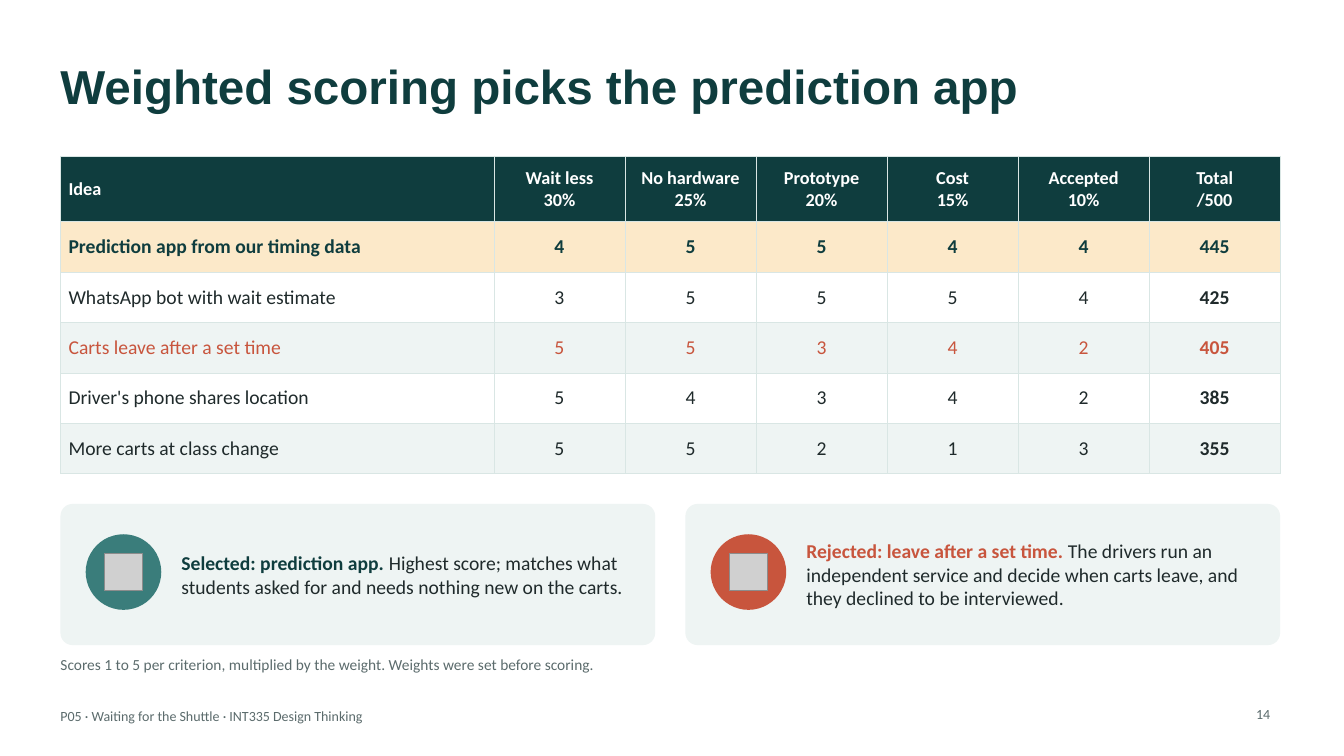
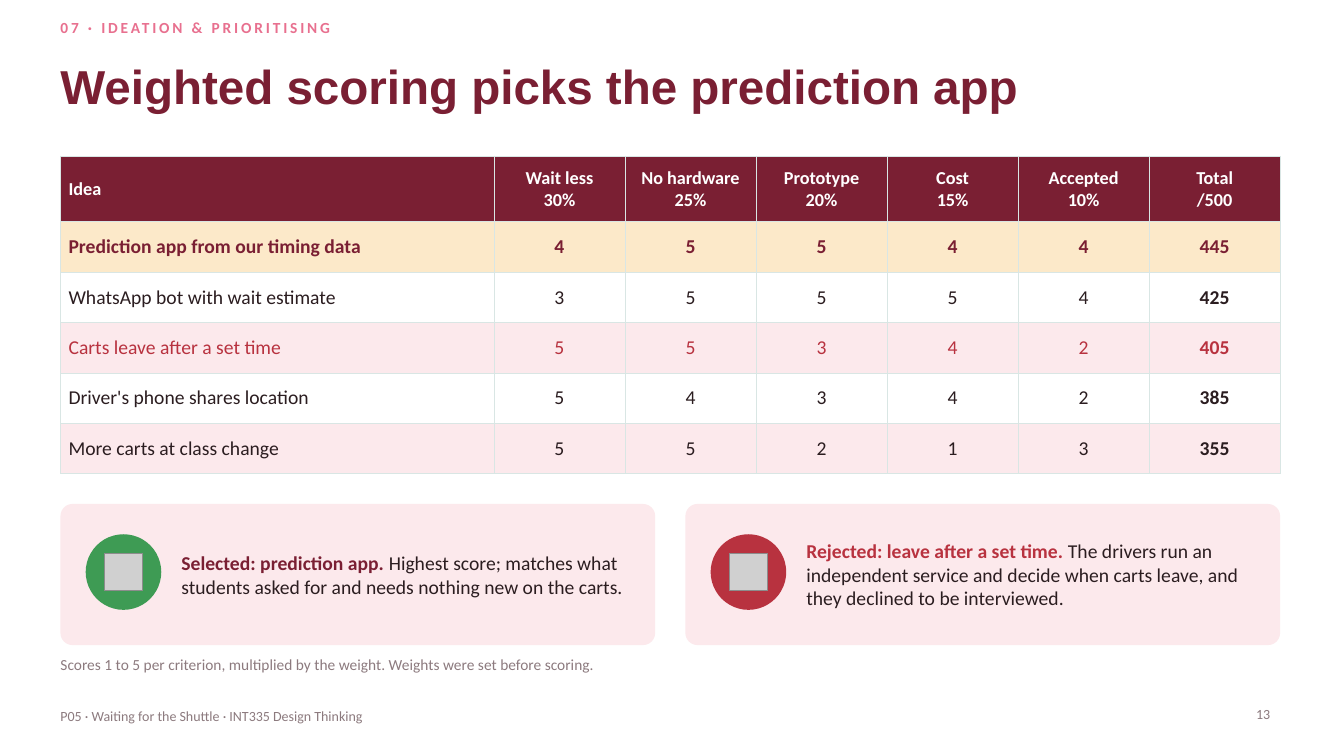
Before and after one commit to ShadowIzzHerZ/waiting-for-the-shuttle, a slide deck: slide 13 of deck/P05_Waiting_for_the_Shuttle.pptx (slide 14 before the commit). Drawn at 1344x756 pixels with LibreOffice and Linux fonts; fonts in the diff are those of the drawing; grey boxes stand for pictures. Boxes give left, top, right and bottom in pixels: in the first picture for what was removed or moved away, otherwise in the second. Text is boxed around its words. In the diff, an @@ line names an element or a change of style, - is before the commit and + after.

Commit message:
Deck follows the 12-section report skeleton, in the bracelet colours
Sections: problem, research plan, primary research, findings,
competitive analysis, personas and empathy map, ideation, storyboard and
journey, IA and user flow, prototype, testing and accessibility,
conclusion and links. New slides for the research plan, competitive
analysis, IA and user flow, testing and conclusion; dropped the affinity,
HMW-list and concept slides. Palette from the team's floral bracelet.

```diff
--- a/deck/P05_Waiting_for_the_Shuttle.pptx
+++ b/deck/P05_Waiting_for_the_Shuttle.pptx
@@ text added at <box>60,18,867,46</box>, 11 pt, text #E8708F, bold @@
+07 · IDEATION & PRIORITISING
@@ title "Weighted scoring picks the prediction ..." at <box>60,69,1017,114</box>: text colour #0F3D3E to #7A1F33 @@
@@ table at <box>60,156,1280,463</box> @@
@@ fill #0F3D3E to #7A1F33 in row 1 @@
@@ fill #EEF4F3 to #FCE9EC in 14 cells @@
@@ text colour #0F3D3E to #7A1F33 in "Prediction app from our timing data", "4", "5", "5" and 3 more places @@
@@ text colour #1F2A2B to #2B1D20 in "WhatsApp bot with wait estimate", "3", "5", "5" and 17 more places @@
@@ text colour #C8553D to #B8323F in "Carts leave after a set time", "5", "5", "3" and 3 more places @@
@@ rounded rectangle at <box>60,504,655,645</box>: fill #EEF4F3 to #FCE9EC @@
@@ rounded rectangle at <box>686,504,1280,645</box>: fill #EEF4F3 to #FCE9EC @@
@@ ellipse at <box>86,534,161,610</box>: fill #3A7D7B to #3E9B54 @@
@@ text "Selected: prediction app. Highest score; ..." at <box>181,556,623,598</box>: text colour #0F3D3E to #7A1F33 in "Selected: prediction app."; text colour #1F2A2B to #2B1D20 in "Highest score; matches what students asked for ..." @@
@@ ellipse at <box>711,534,786,610</box>: fill #C8553D to #B8323F @@
@@ text "Rejected: leave after a set ..." at <box>806,544,1238,608</box>: text colour #C8553D to #B8323F in "Rejected: leave after a set time."; text colour #1F2A2B to #2B1D20 in "The drivers run an independent service and ..." @@
@@ text "Scores 1 to 5 per ..." at <box>60,659,594,673</box>: text colour #5B6B6C to #8C7A7E @@
@@ text "P05 · Waiting for the ..." at <box>60,711,362,724</box>: text colour #5B6B6C to #8C7A7E @@
@@ page number at <box>1256,710,1270,719</box>: text changed; text colour #5B6B6C to #8C7A7E @@
-14
+13
```
Also in this commit, not shown: 14 other slides changed, 5 slides added, 4 slides removed, 1 other file.
